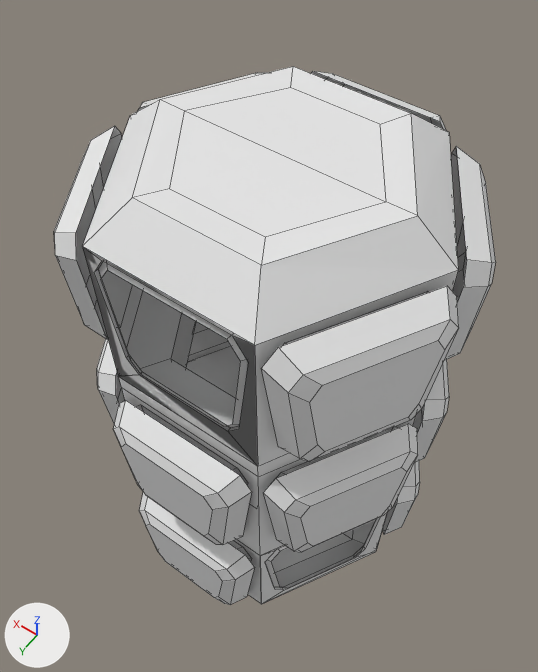
What one commit did to the Blender file Assets/Models/Modul_Grosses_modul.blend.
Both versions are drawn from a 50 mm camera at (-8.3, -18.1, 28.8) aimed at (0.7, -30.7, 9.0). Arrows for +X, +Y and +Z are at lower left; the lights stay in place. Mesh edges are drawn as thin lines. Objects named as collision shapes, trigger or cutter boxes, shadow casters or lower levels of detail are left out.

Names of what the first picture shows: 'Circle', 'Circle.002', 'Verkleidung_Seiten.000', 'Verkleidung_Seiten.004', 'Verkleidung_Seiten.006', 'Verkleidung_Seiten.007', 'Verkleidung_Seiten.008', 'Verkleidung_Seiten.009', 'Verkleidung_Seiten.010', 'Verkleidung_Seiten.011', 'Verkleidung_Seiten.014', 'Verkleidung_Seiten.059'.
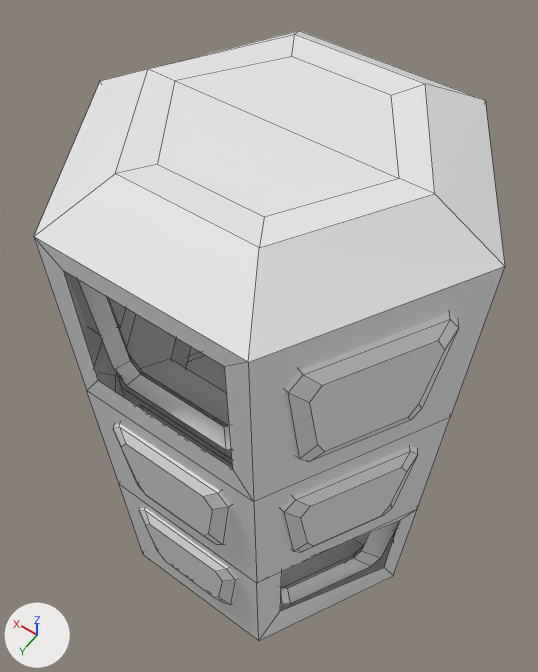
Commit message: no message

Pixel boxes [x1, y1, x2, y2] of what changed, in the pictures (538 x 672 px; the box of a moved part takes in the faces that stretch with it):
'Circle', reshaped (25% wider, 14% taller): before [82, 66, 458, 604]; after [34, 30, 505, 641]
'Circle.001', reshaped (not visible before): after [78, 280, 231, 450]
'Circle.002', reshaped: before [260, 513, 387, 604]; after [281, 521, 399, 604]
part 1 of me_circle_002, added: after [281, 521, 399, 604]
part 3 of me_circle_001, added: after [34, 30, 505, 641]
part 4 of me_circle_001, moved or reshaped: before [258, 415, 416, 587]; after [281, 533, 369, 587]
part 5 of me_circle_001, moved or reshaped: before [186, 322, 240, 396]; after [186, 346, 226, 392]
'Verkleidung_Seiten.006', unchanged, covered by the edit: before [444, 146, 496, 361]
'Verkleidung_Seiten.007', unchanged, covered by the edit: before [54, 126, 122, 339]; after [65, 272, 100, 335]
'Verkleidung_Seiten.011', unchanged, covered by the edit: before [413, 360, 449, 463]

What changed in the scene script:
```text
Change me_circle_002:
    where me_circle_002.from_pydata(...)  # 28 vertices, 20 faces; spans x -8.66..0.0, y 4.96..10.0, z -0.06..9.6
    used by ob_circle_002; location = (0.0, -30.0, 0.0); rotation_euler = (0.0, 0.0, 0.524), in degrees (0, 0, 30); scale = (0.5, 0.5, 0.5)
    verts and faces of me_circle_002; kept vertices keep their numbers, new ones are numbered from 28
    before: 20 (-7.4, 5.78, 8.95), 21 (-1.3, 9.3, 8.95) at pixel (280, 551), 22 (-1.88, 8.97, 1.04) at pixel (287, 588), 23 (-6.83, 6.11, 1.04) at pixel (353, 557), 24 (-1.36, 9.27, 1.82) at pixel (280, 587)
    before: 25 (-0.71, 9.65, 7.88) at pixel (271, 561), 26 (-8.0, 5.44, 7.88), 27 (-7.35, 5.81, 1.82) at pixel (361, 550)
    me_circle_002 part 1
    add verts[28] = (-9.0, 5.9, 9.87)
    add verts[29] = (-1.52, 10.23, 9.87)
    add verts[30] = (-2.22, 9.82, 0.16)  # pixel (290, 603)
    add verts[31] = (-8.3, 6.31, 0.16)  # pixel (371, 566)
    add verts[32] = (-1.59, 10.19, 1.11)  # pixel (281, 603)
    add verts[33] = (-0.79, 10.65, 8.55)
    add verts[34] = (-9.74, 5.48, 8.55)
    add verts[35] = (-8.93, 5.94, 1.11)  # pixel (380, 557)
    add faces += [(26, 27, 35, 34), (20, 26, 34, 28), (24, 25, 33, 32), (22, 24, 32, 30), (22, 30, 31, 23), (23, 31, 35, 27)]
    add faces += [(21, 29, 33, 25), (20, 28, 29, 21)]
Change me_circle_000:
    where me_circle_000.from_pydata(...)  # 28 vertices, 20 faces; spans x -8.66..0.0, y 4.96..10.0, z 21.99..32.6
    used by ob_circle_001; location = (0.0, -30.0, 0.0); rotation_euler = (0.0, 0.0, -0.524), in degrees (0, 0, -30); scale = (0.5, 0.5, 0.5)
    verts and faces of me_circle_000; kept vertices keep their numbers, new ones are numbered from 28
    before: 20 (-7.4, 5.78, 31.95) at pixel (226, 339), 21 (-1.3, 9.3, 31.95) at pixel (107, 270), 22 (-1.88, 8.97, 24.04) at pixel (140, 374), 23 (-6.83, 6.11, 24.04) at pixel (223, 426), 24 (-1.36, 9.27, 24.82) at pixel (130, 360)
    before: 25 (-0.71, 9.65, 30.88) at pixel (100, 279), 26 (-8.0, 5.44, 30.88) at pixel (240, 361), 27 (-7.35, 5.81, 24.82) at pixel (232, 424)
    me_circle_000 part 2
    add verts[28] = (-8.4, 5.98, 32.82)
    add verts[29] = (-0.98, 10.26, 32.82)
    add verts[30] = (-1.67, 9.86, 23.2)  # pixel (126, 385)
    add verts[31] = (-7.7, 6.38, 23.2)  # pixel (225, 449)
    add verts[32] = (-1.05, 10.22, 24.14)  # pixel (114, 369)
    add verts[33] = (-0.25, 10.68, 31.52)
    add verts[34] = (-9.12, 5.56, 31.52)
    add verts[35] = (-8.33, 6.02, 24.14)
    add faces += [(26, 27, 35, 34), (20, 26, 34, 28), (24, 25, 33, 32), (22, 24, 32, 30), (22, 30, 31, 23), (23, 31, 35, 27)]
    add faces += [(21, 29, 33, 25), (20, 28, 29, 21)]
Change me_circle_001:
    used by ob_circle; location = (0.0, -30.0, 0.0); rotation_euler = (0.0, 0.0, -0.524), in degrees (0, 0, -30); scale = (0.5, 0.5, 0.5)
    verts and faces of me_circle_001; kept vertices keep their numbers, new ones are numbered from 90
    before: 2 (-8.6, -5.2, 0.0) at pixel (376, 549), 9 (-8.6, -5.2, 9.6)
    before: 3 (8.8, 4.8, 0.0), 10 (8.8, 4.8, 9.6)
    remove me_circle_001.from_pydata(...)  # 90 vertices, 81 faces; spans x -8.7..8.9, y -10.4..10.0, z -1.0..34.6
    add me_circle_001.from_pydata(...)  # 138 vertices, 123 faces; spans x -10.3..10.5, y -12.3..11.9, z -2.8..36.2
    me_circle_001 part 3: a new loose piece of 48 vertices spanning x -10.3..10.5, y -12.3..11.9, z -2.8..36.2
    me_circle_001 part 4
    add verts[2] = (-8.7, -5.0, 0.0)  # moved
    add verts[9] = (-8.7, -5.0, 9.6)  # moved
    me_circle_001 part 5
    add verts[3] = (8.6, 5.0, 0.0)  # moved
    add verts[10] = (8.7, 5.0, 9.6)  # moved
```
